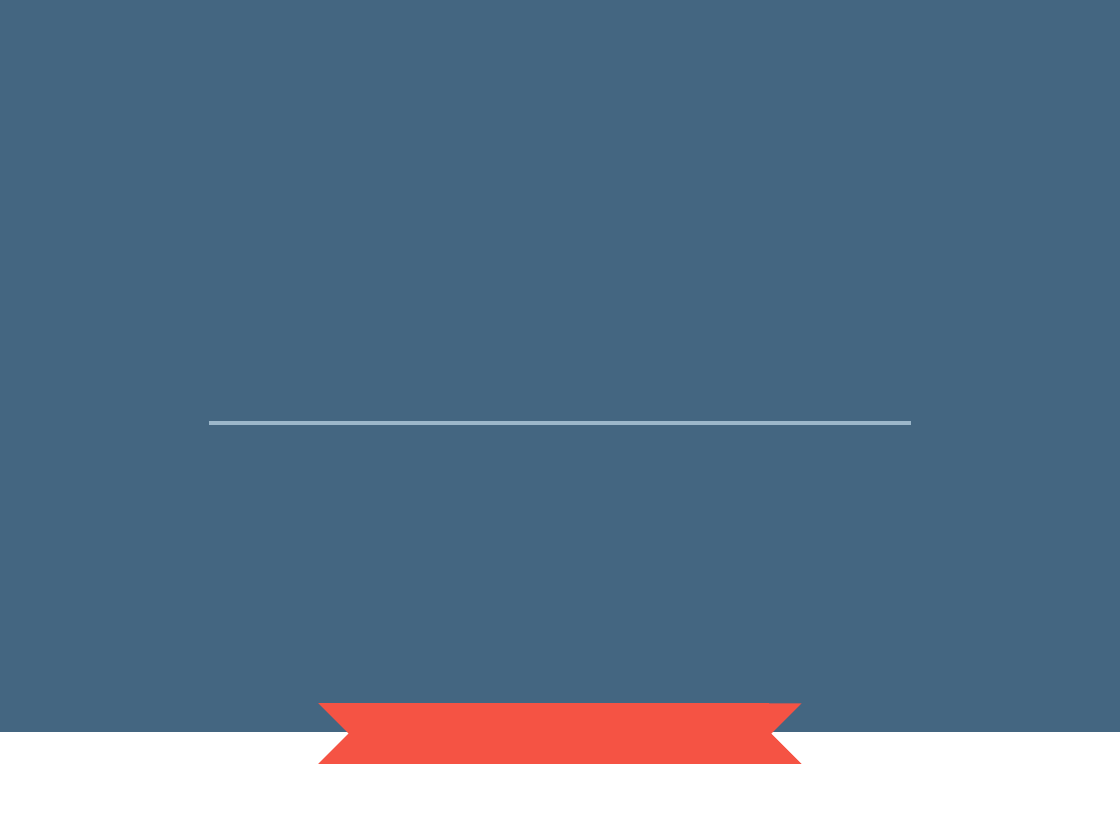
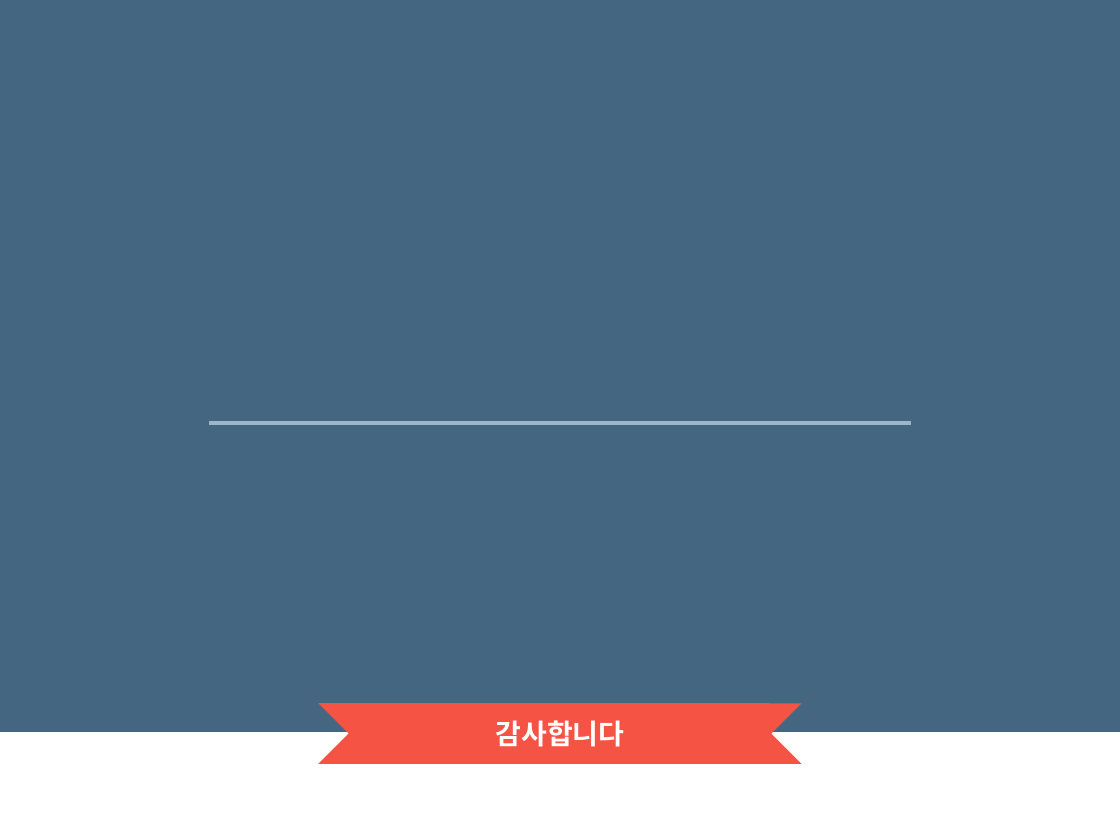
Before and after one commit to JeonHuiJae/FIX, a slide deck: slide 10 of FIX.pptx. Drawn at 1120x840 pixels with LibreOffice and Linux fonts; fonts in the diff are those of the drawing. Boxes give left, top, right and bottom in pixels: in the first picture for what was removed or moved away, otherwise in the second. Text is boxed around its words. In the diff, an @@ line names an element or a change of style, - is before the commit and + after.

```diff
--- a/FIX.pptx
+++ b/FIX.pptx
@@ text in rectangle at (496,720,625,747): text added @@
+감사합니다
```
Also in this commit, not shown: 1 other slide changed, 7 slides added, 13 slides removed.
